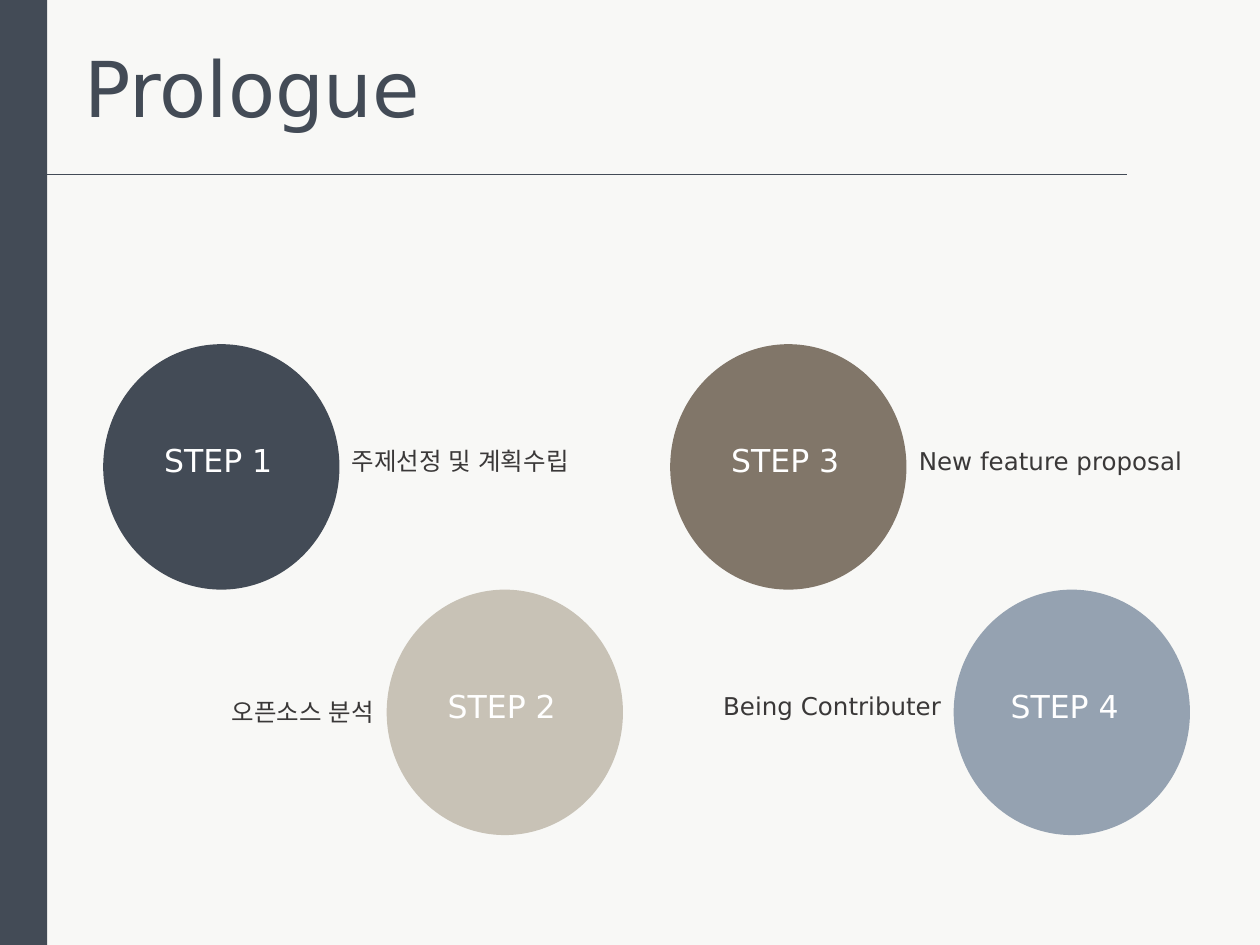
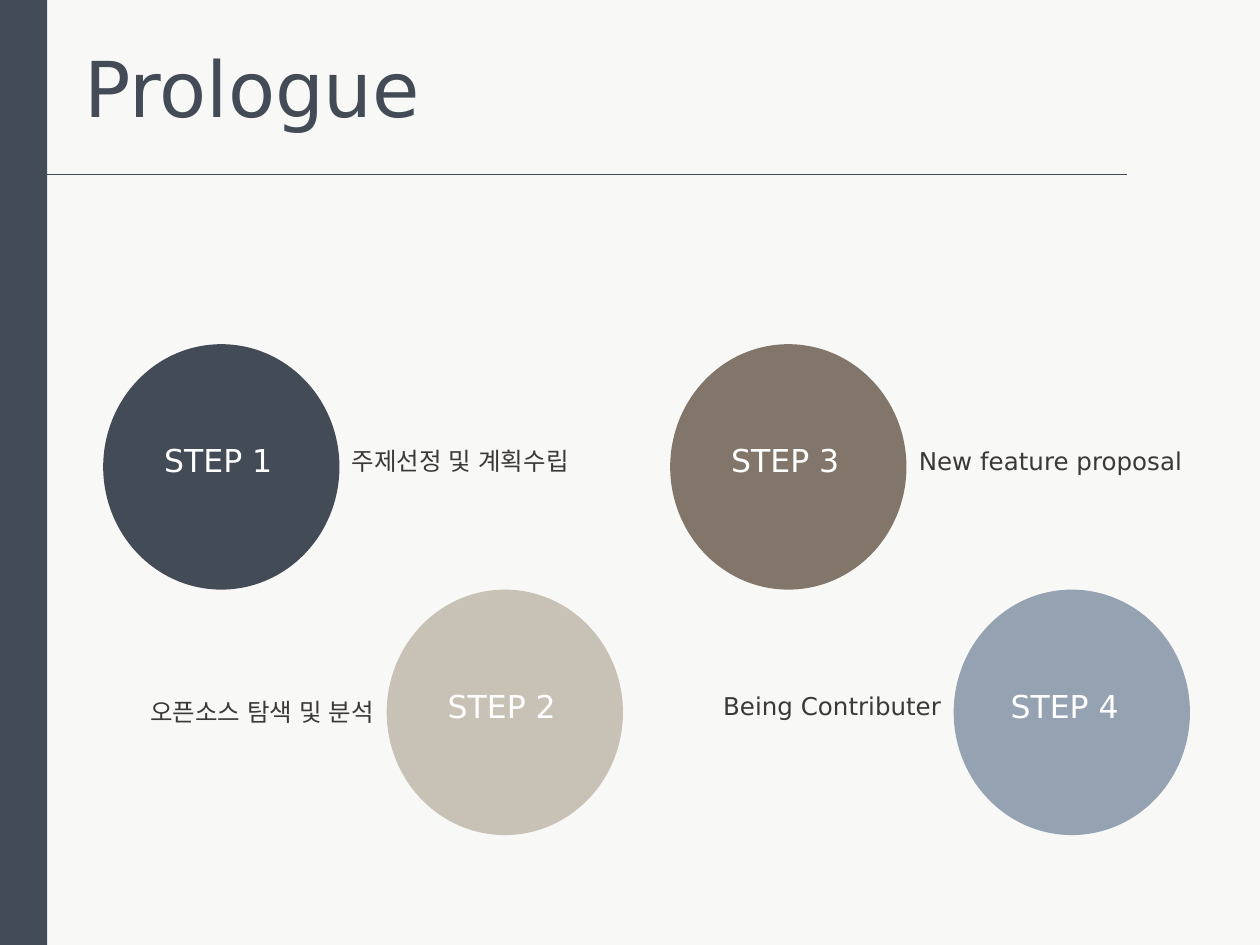
Before and after one commit to Unoong/DoorLockCode, a slide deck: slide 3 of 발표자료.pptx. Drawn at 1260x945 pixels with LibreOffice and Linux fonts; fonts in the diff are those of the drawing. Boxes give left, top, right and bottom in pixels: in the first picture for what was removed or moved away, otherwise in the second. Text is boxed around its words. In the diff, an @@ line names an element or a change of style, - is before the commit and + after.

```diff
--- a/발표자료.pptx
+++ b/발표자료.pptx
@@ text at (150, 700, 374, 723): text changed @@
-오픈소스 분석
+오픈소스 탐색 및 분석
```
Also in this commit, not shown: 2 other slides changed, 11 slides added, 4 slides removed.
